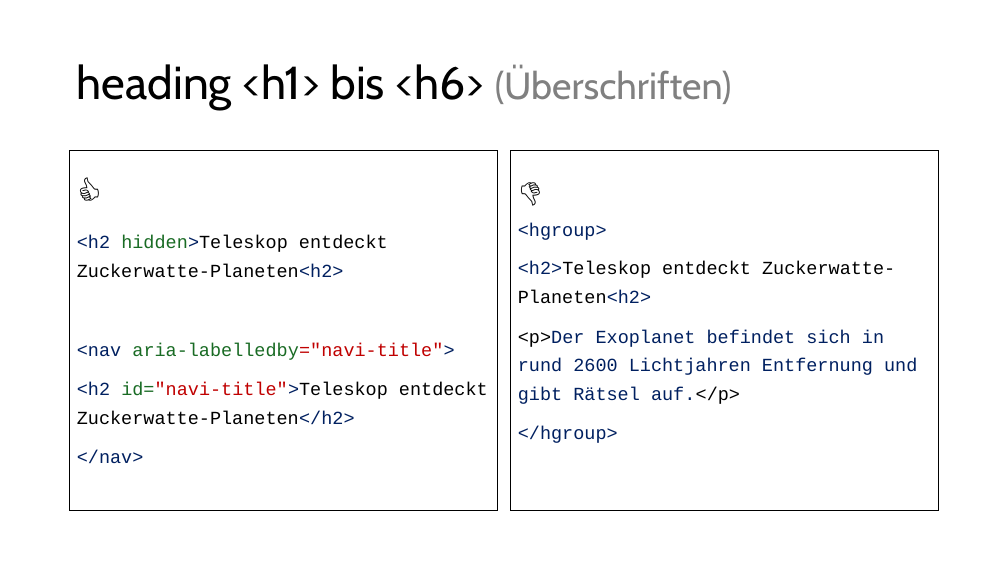
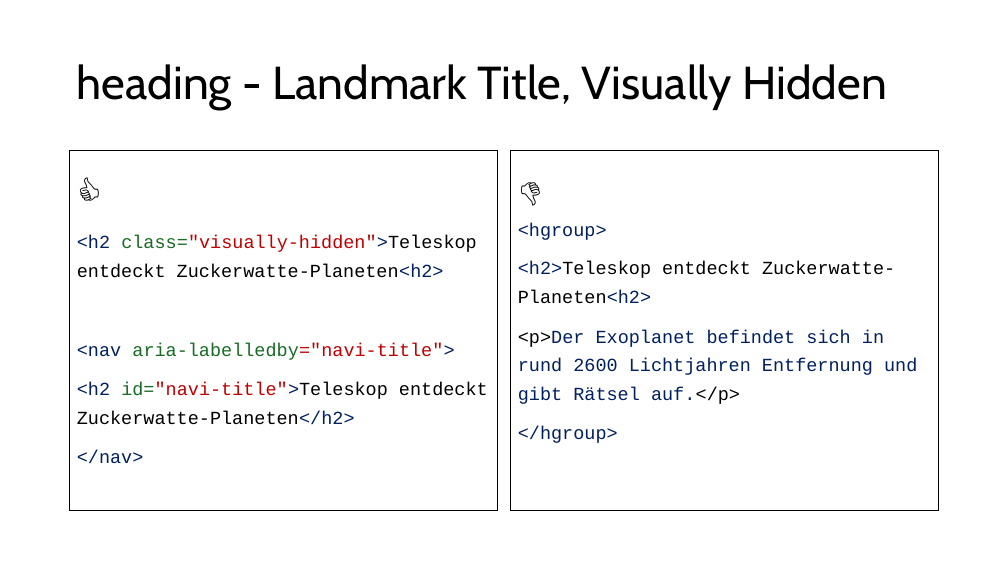
Before and after one commit to aykut-rocks/web-frontend-accessibility-training, a slide deck: slide 8 of Web-Frontend-Accessibility-03.pptx. Drawn at 1008x567 pixels with LibreOffice and Linux fonts; fonts in the diff are those of the drawing. Boxes give left, top, right and bottom in pixels: in the first picture for what was removed or moved away, otherwise in the second. Text is boxed around its words. In the diff, an @@ line names an element or a change of style, - is before the commit and + after.

```diff
--- a/Web-Frontend-Accessibility-03.pptx
+++ b/Web-Frontend-Accessibility-03.pptx
@@ title at (x1=77, y1=64, x2=887, y2=110): text changed @@
-heading <h1> bis <h6> (Überschriften)
+heading - Landmark Title, Visually Hidden
@@ text at (x1=77, y1=235, x2=477, y2=278): text changed @@
-<h2 hidden>Teleskop entdeckt Zuckerwatte-Planeten<h2>
+<h2 class="visually-hidden">Teleskop entdeckt Zuckerwatte-Planeten<h2>
```
Also in this commit, not shown: 7 other slides changed, 13 slides added.
